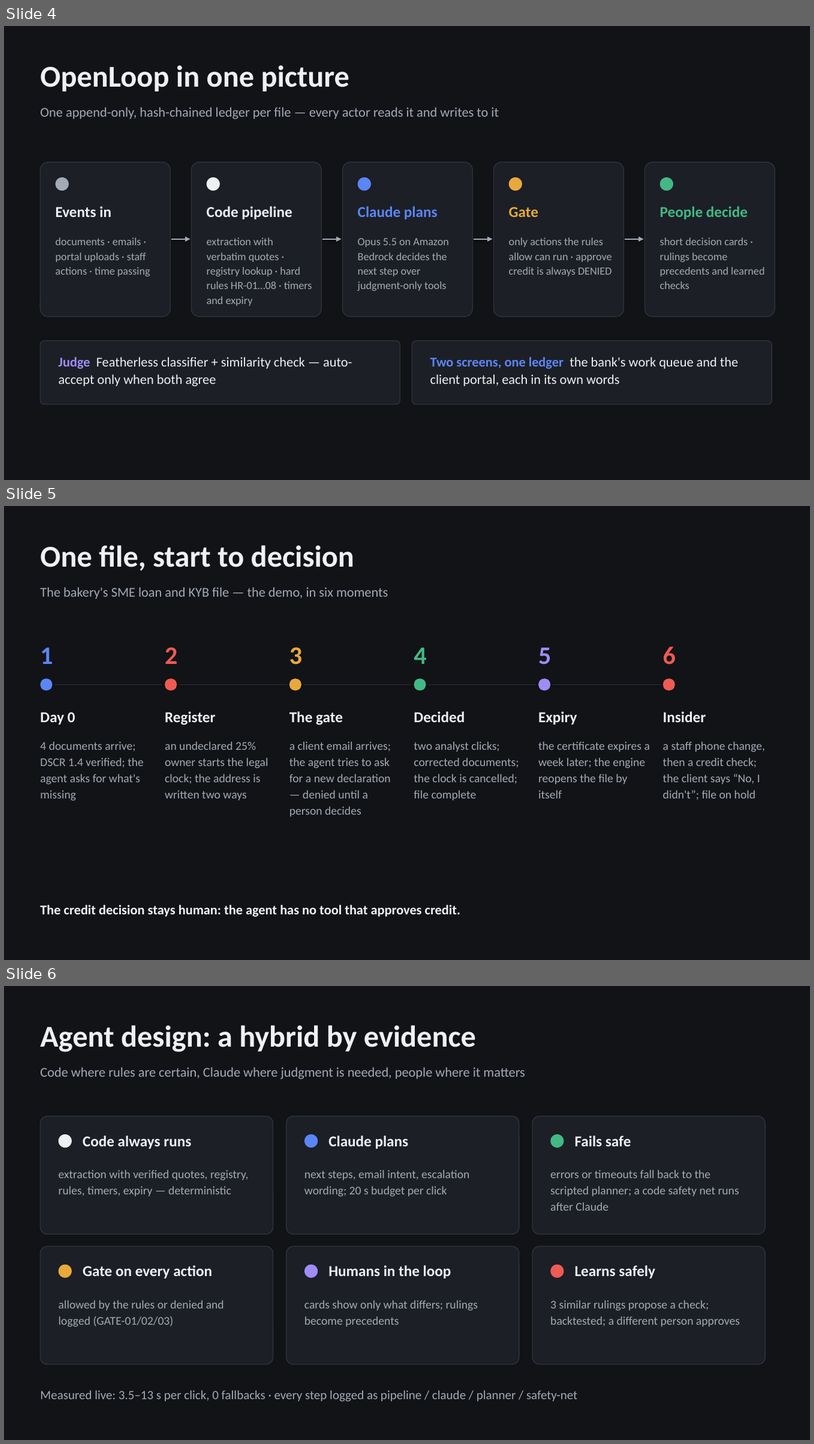
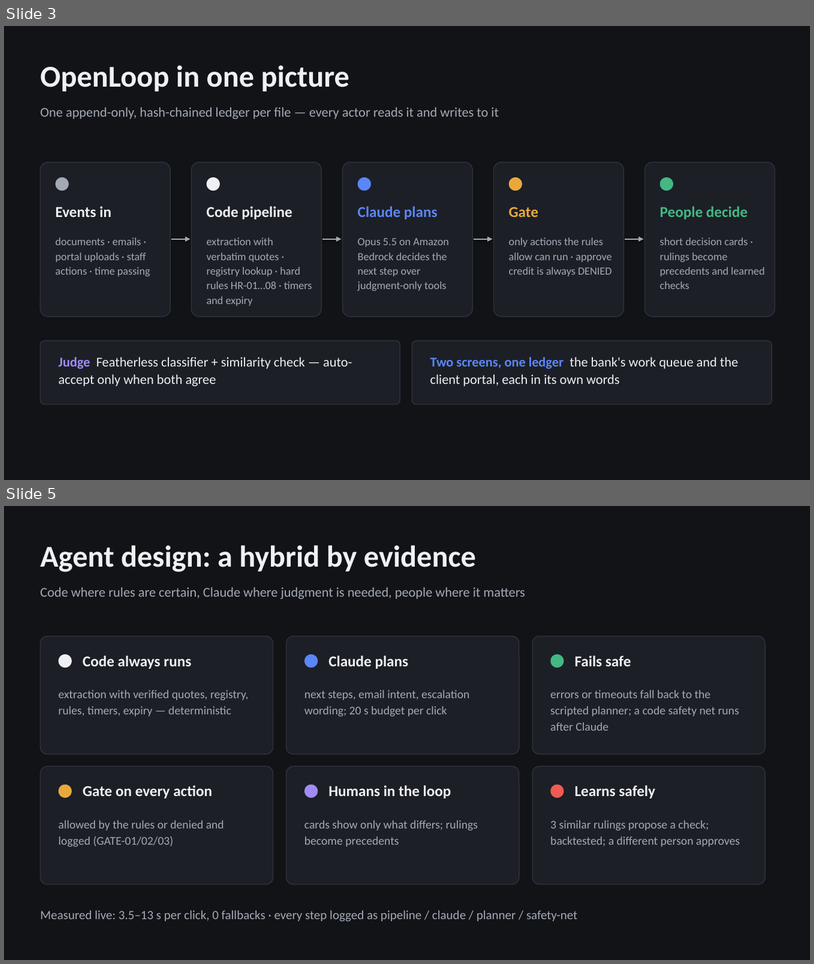
Before and after one commit to Petsteb/openloop-case-engine, a slide deck: docs/pitch/OpenLoop-deck.pptx. Shown one above the other, each under a label of ours: slides 4, 5 and 6 before the commit, slides 3 and 5 after it; the slides between them are not shown. The pictures are 814x1444 and 814x964 pixels, drawn with LibreOffice and Linux fonts; fonts in the diff are those of the drawing. Boxes give left, top, right and bottom in pixels: in the first picture for what was removed or moved away, otherwise in the second. Text is boxed around its words. In the diff, an @@ line names an element or a change of style, - is before the commit and + after.

```diff
--- a/docs/pitch/OpenLoop-deck.pptx
+++ b/docs/pitch/OpenLoop-deck.pptx
@@ slide 5 removed at box(4, 506, 810, 960), background #111317 @@
@@ text removed at box(40, 545, 354, 571) @@
-One file, start to decision
@@ text removed at box(40, 587, 388, 599) @@
-The bakery's SME loan and KYB file — the demo, in six moments
@@ text removed at box(40, 647, 53, 664) @@
-1
@@ text removed at box(165, 647, 177, 664) @@
-2
@@ text removed at box(290, 647, 302, 664) @@
-3
@@ text removed at box(414, 648, 426, 664) @@
-4
@@ text removed at box(539, 647, 551, 664) @@
-5
@@ text removed at box(663, 646, 676, 664) @@
-6
@@ ellipse removed at box(40, 678, 53, 691) @@
@@ line removed from (55, 684) to (162, 684) @@
@@ ellipse removed at box(165, 678, 177, 691) @@
@@ line removed from (179, 684) to (287, 684) @@
@@ ellipse removed at box(290, 678, 302, 691) @@
@@ line removed from (304, 684) to (412, 684) @@
@@ ellipse removed at box(414, 678, 426, 691) @@
@@ line removed from (429, 684) to (536, 684) @@
@@ ellipse removed at box(539, 678, 551, 691) @@
@@ line removed from (553, 684) to (661, 684) @@
@@ ellipse removed at box(663, 678, 675, 691) @@
@@ text removed at box(40, 712, 75, 724) @@
-Day 0
@@ text removed at box(165, 711, 215, 725) @@
-Register
@@ text removed at box(290, 711, 343, 725) @@
-The gate
@@ text removed at box(414, 711, 465, 722) @@
-Decided
@@ text removed at box(539, 711, 577, 724) @@
-Expiry
@@ text removed at box(663, 711, 707, 722) @@
-Insider
@@ text removed at box(40, 741, 144, 801) @@
-4 documents arrive; DSCR 1.4 verified; the agent asks for what's missing
@@ text removed at box(165, 741, 269, 800) @@
-an undeclared 25% owner starts the legal clock; the address is written two ways
@@ text removed at box(290, 741, 391, 816) @@
-a client email arrives; the agent tries to ask for a new declaration — denied until a person decides
@@ text removed at box(414, 741, 519, 800) @@
-two analyst clicks; corrected documents; the clock is cancelled; file complete
@@ text removed at box(539, 741, 650, 798) @@
-the certificate expires a week later; the engine reopens the file by itself
@@ text removed at box(663, 741, 765, 799) @@
-a staff phone change, then a credit check; the client says “No, I didn't”; file on hold
@@ text removed at box(40, 904, 461, 916) @@
-The credit decision stays human: the agent has no tool that approves credit.
@@ what was slide 4 is now slide 3 @@
@@ what was slide 6 is now slide 5 @@
```
Also in this commit, not shown: 3 slides changed, 1 slide added, 1 other slide removed, 2 other files.
